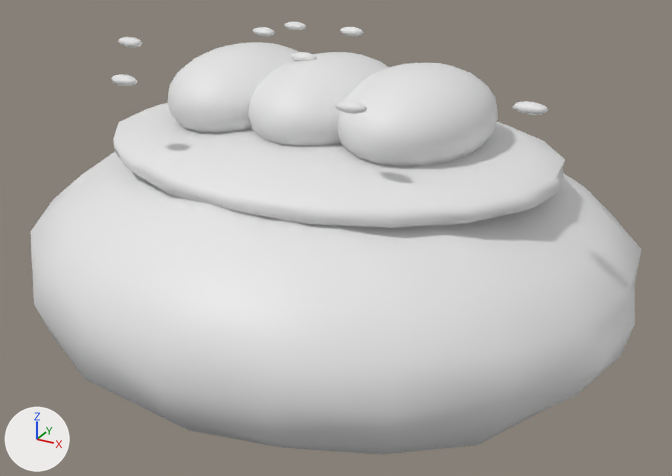
Before and after pictures for a commit that changed the glTF model models/catch_breads/bread_egg_salad.glb.
The view is the same before and after, from a camera (50 mm lens) standing at (0.548, -0.977, 0.514) and looking at (0.014, -0.006, 0.028). Arrows for +X, +Y and +Z are at lower left; the lights stay in place. The older version comes first. Where no turn or scale is listed for an object, it has been applied to the vertices.

Objects in the first picture: 'たまごサラダ', 'たまごサラダ.001', 'たまごサラダ.002', 'ふっくらした生地.004', '具材を載せるくぼみ.004', '黄身', '黄身.001', '黄身.002', '黄身.003', '黄身.004', '黄身.005', '黄身.006', '黄身.007'.
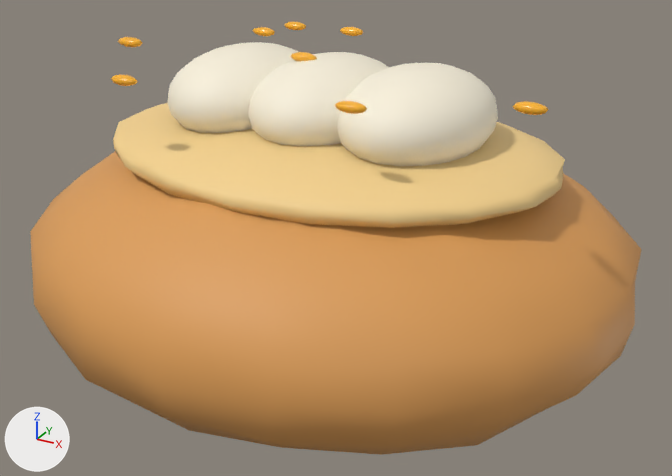
Changed parts and their boxes [x1, y1, x2, y2] in the pictures (672 x 476 px):
'ふっくらした生地.004', recoloured (white to orange): [30, 151, 642, 455] in both
'具材を載せるくぼみ.004', recoloured (white to beige): [113, 103, 565, 228] in both
'黄身.002', recoloured (white to orange): [513, 101, 548, 115] in both
'黄身.001', recoloured (white to orange): [335, 101, 367, 114] in both
'黄身.005', recoloured (white to orange): [111, 74, 138, 86] in both
'黄身.007', recoloured (white to orange): [118, 37, 142, 47] in both
'黄身.003', recoloured (white to orange): [290, 52, 317, 61] in both
'黄身.006', recoloured (white to orange): [340, 27, 363, 36] in both
'黄身.004', recoloured (white to orange): [253, 27, 275, 36] in both
'黄身', recoloured: [284, 22, 306, 30] in both

The change, as a diff of the scene's bpy script:
```diff
--- a/models/catch_breads/bread_egg_salad.glb.py
+++ b/models/catch_breads/bread_egg_salad.glb.py
@@ mat_焼きたての山吹色 @@
 mat_焼きたての山吹色 = principled_material('焼きたての山吹色')
-mat_焼きたての山吹色.base_color = (0.8, 0.8, 0.8)  # white #e7e7e7
+mat_焼きたての山吹色.base_color = (0.72, 0.34, 0.095)  # orange #dd9e57
@@ mat_薄焼きの生地 @@
 mat_薄焼きの生地 = principled_material('薄焼きの生地')
-mat_薄焼きの生地.base_color = (0.8, 0.8, 0.8)  # white #e7e7e7
+mat_薄焼きの生地.base_color = (0.92, 0.65, 0.27)  # beige #f6d38e
@@ mat_卵黄 @@
 mat_卵黄 = principled_material('卵黄')
-mat_卵黄.base_color = (0.8, 0.8, 0.8)  # white #e7e7e7
+mat_卵黄.base_color = (0.99, 0.46, 0.025)  # orange #feb52c
```
